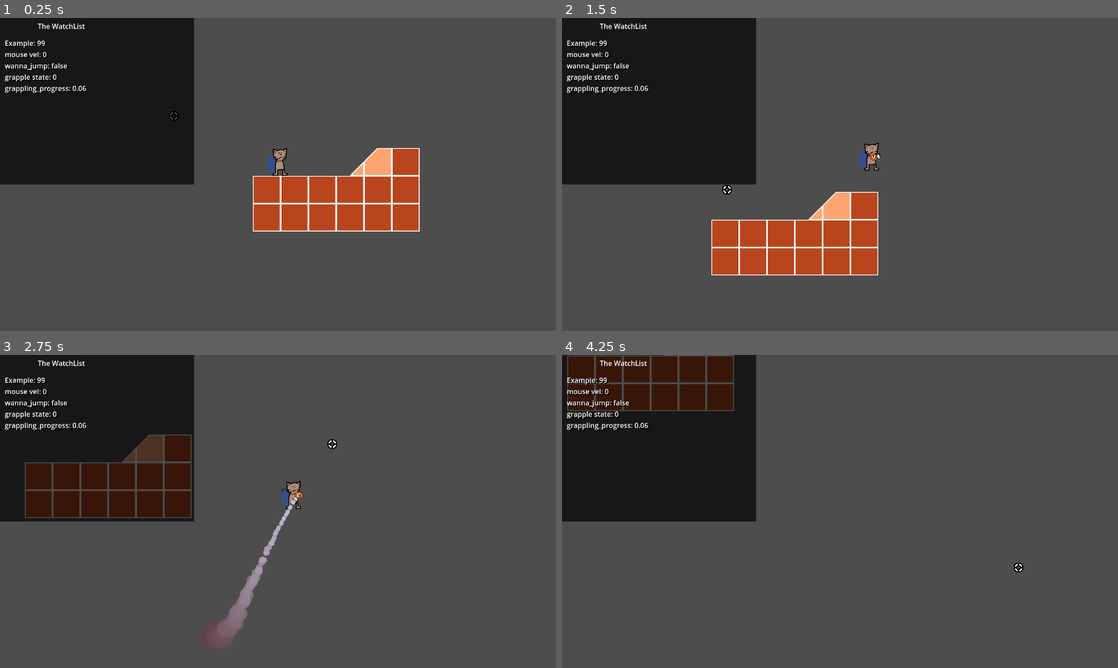
Above: before the commit, frames 1-4 (two rows, left to right).
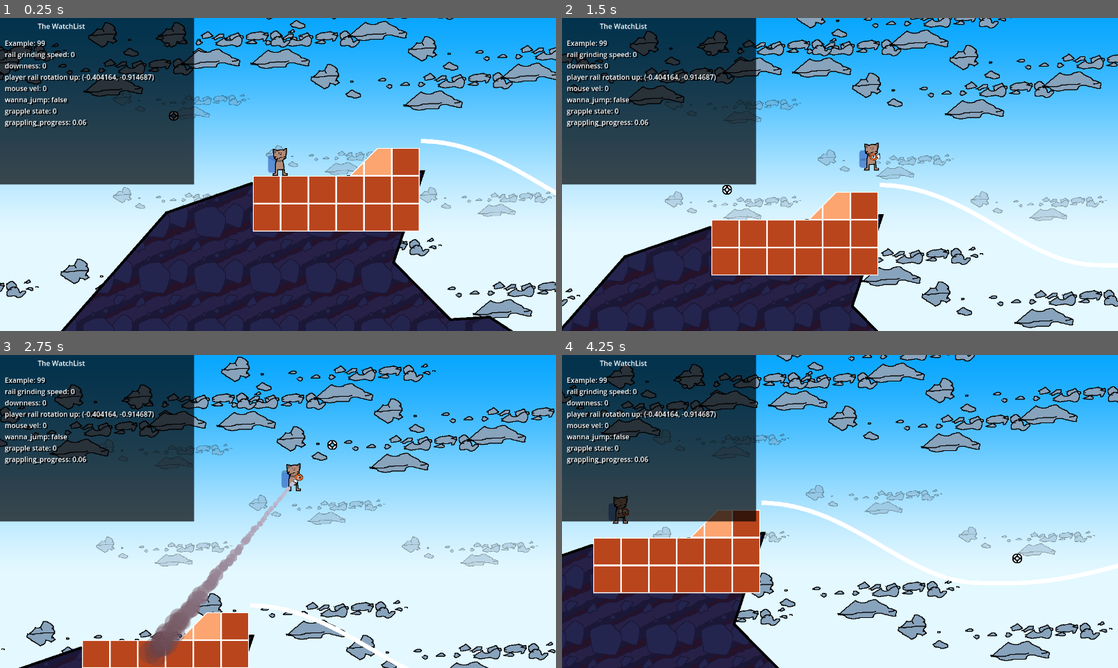
Above: after the commit, the same moments.

Repository: ToxicPoison/rocket-hand-hero
Game: Godot game, scene res://levels/void/void.tscn
Two runs of this game, one before a commit and one after it. Both use one fixed random seed, a clock stepped at 60 frames per second and the inputs below. This scene is started directly instead of the project's main scene.
Inputs (mouse positions are in pixels of both pictures, inside the frame that each line leads up to):
- Up to frame 1 (0.25 s): no input
- Up to frame 2 (1.5 s): move the mouse to (962, 158) at 0.52 s; press the mouse at (962, 158) at 0.53 s; right-click (962, 158) at 0.77 s; right-click (962, 158) at 0.8 s; right-click (962, 158) at 1.07 s; move the mouse to (728, 190) at 1.27 s; release the mouse at (728, 190) at 1.28 s; right-click (728, 190) at 1.35 s
- Up to frame 3 (2.75 s): right-click (166, 527) at 1.52 s; click (166, 527) at 1.55 s; right-click (166, 527) at 1.82 s; move the mouse to (333, 442) at 2.02 s; press the mouse at (333, 442) at 2.03 s; right-click (333, 442) at 2.3 s
- Up to frame 4 (4.25 s): move the mouse to (812, 574) at 2.77 s; release the mouse at (812, 574) at 2.78 s; click (812, 574) at 2.85 s; right-click (812, 574) at 3.02 s; right-click (812, 574) at 3.32 s; move the mouse to (1006, 558) at 3.52 s; hold Right mouse button (jump) from 3.53 s (still down); tap Middle mouse button (respawn) at 4.15 s

The runs differ from the first frame. In frame 1, 92% of the frame differs, in the area x 0-100%, y 0-100%; in frame 2, 92%; in frame 3, 98%; in frame 4, 99%.

Commit message:
Added rails and railgrinding
This will greatly increase the game. (NOTE: the player's cursor does not work correctly when on a rail)

Diff:
--- /dev/null
+++ b/features/rail/rail.gd
@@ -0,0 +1,80 @@
+extends Path2D
+
+@export_node_path("CharacterBody2D") var player_path
+@onready var player : Player = null
+
+var mountable := true
+var true_velocity := Vector2.ZERO # Velocity of the player going along the rail
+var grind_speed = 0.0
+var player_original_parent : Object = null
+const MOUNT_DIST := 16.0
+const GRAVITY_FACTOR := 10.0
+
+func _ready() -> void:
+	for point in curve.get_baked_points():
+		$Line2D.add_point(point)
+
+	if player_path: player = get_node(player_path)
+
+func _physics_process(delta):
+	WatchList.watch("rail grinding speed", grind_speed)
+	WatchList.watch("downness", true_velocity.normalized().dot(Vector2.DOWN))
+	WatchList.watch("player rail rotation up", -$PathFollow2D.get_global_transform().y)
+	if player:
+		var local_player_pos = player.global_position - global_position
+		var closest_point = curve.get_closest_point(local_player_pos)
+		var p_in_range : bool = closest_point.distance_to(local_player_pos) < MOUNT_DIST
+		var p_moving_down : bool = player.velocity.dot(Vector2.DOWN) > 0
+
+		if mountable and p_in_range and p_moving_down and !player.current_rail:
+			mount(closest_point)
+		if not mountable and not p_in_range:
+			reenable()
+
+	# Move player along rail
+	if player.current_rail == self:
+		if player.wanna_jump or Input.is_action_pressed("jump"):
+			dismount(true)
+
+		var next_pos : float = $PathFollow2D.progress + grind_speed * delta
+		if next_pos > curve.get_baked_length() - 2 or next_pos < 0:
+			dismount(false)
+		else:
+			true_velocity = (curve.sample_baked(next_pos) - curve.sample_baked($PathFollow2D.progress)) / delta
+			if grind_speed > 0: grind_speed += true_velocity.normalized().dot(Vector2.DOWN) * GRAVITY_FACTOR
+			else: grind_speed -= true_velocity.normalized().dot(Vector2.DOWN) * GRAVITY_FACTOR
+			$PathFollow2D.progress = next_pos
+
+func mount(point) -> void:
+	# Set player's on-rail speed to how fast the player is moving (along the rail's tangent)
+	mountable = false
+	$Line2D.modulate = Color.RED
+	var mount_offset := curve.get_closest_offset(point)
+	var tangent_dir = get_tangent(point)
+	grind_speed = player.velocity.dot(tangent_dir)
+
+	# Place player along rail
+	$PathFollow2D.progress = mount_offset
+	player_original_parent = player.get_parent()
+	player.current_rail = self
+	player.reparent($PathFollow2D)
+	player.velocity = Vector2.ZERO
+	player.position = Vector2.ZERO
+	player.rotation = 0
+
+func dismount(jump):
+	player.current_rail = null
+	player.reparent(player_original_parent)
+	player.rotation = 0
+	player.velocity = true_velocity
+	if jump:
+		player.velocity += $PathFollow2D.get_global_transform().y * -player.JUMP_VELOCITY
+
+func reenable():
+	mountable = true
+	$Line2D.modulate = Color.WHITE
+
+func get_tangent(pt) -> Vector2:
+	var mount_offset := curve.get_closest_offset(pt)
+	var pt2 := curve.sample_baked(mount_offset + 0.5, true)
+	return (pt2 - pt).normalized()
--- /dev/null
+++ b/features/rail/rail.tscn
@@ -0,0 +1,30 @@
+[gd_scene load_steps=3 format=3 uid="uid://bderu74gerv7f"]
+
+[ext_resource type="Script" path="res://features/rail/rail.gd" id="1_hvrjv"]
+
+[sub_resource type="Curve2D" id="Curve2D_k3urw"]
+bake_interval = 20.96
+_data = {
+"points": PackedVector2Array(-205.179, -2.52269, 205.179, 2.52269, 235, -154, -164.587, -6.99914, 164.587, 6.99914, 727, 30, -501.174, 221.156, 501.174, -221.156, 1545, -195)
+}
+point_count = 3
+
+[node name="Rail" type="Path2D"]
+position = Vector2(88, 74)
+curve = SubResource("Curve2D_k3urw")
+script = ExtResource("1_hvrjv")
+player_path = NodePath("../../Player")
+
+[node name="Timer" type="Timer" parent="."]
+wait_time = 0.5
+one_shot = true
+
+[node name="PathFollow2D" type="PathFollow2D" parent="."]
+position = Vector2(235, -154)
+rotation = 0.0122945
+
+[node name="_Timer_85970" type="Timer" parent="PathFollow2D"]
+wait_time = 0.2
+one_shot = true
+
+[node name="Line2D" type="Line2D" parent="."]
--- a/levels/void/void.tscn
+++ b/levels/void/void.tscn
@@ -1,14 +1,149 @@
-[gd_scene load_steps=4 format=3 uid="uid://og65y61lbtuk"]
+[gd_scene load_steps=12 format=3 uid="uid://og65y61lbtuk"]
 
 [ext_resource type="PackedScene" uid="uid://byo2jbqod50a5" path="res://levels/level_template.tscn" id="1_js4h2"]
 [ext_resource type="PackedScene" uid="uid://dbs4185ihbvwl" path="res://player/player.tscn" id="2_txh3g"]
+[ext_resource type="PackedScene" uid="uid://b6xr5gvepn1lt" path="res://global/poly-terrain/polyterrains.tscn" id="3_0ppfg"]
 [ext_resource type="TileSet" uid="uid://he51cno5ayyv" path="res://global/collision_tileset.tres" id="3_l2v67"]
+[ext_resource type="PackedScene" uid="uid://bderu74gerv7f" path="res://features/rail/rail.tscn" id="4_3sjqm"]
+[ext_resource type="Texture2D" uid="uid://daaikmoa74ry3" path="res://levels/desert/desert_rock.png" id="4_j2qfi"]
+[ext_resource type="Texture2D" uid="uid://57tdcboxgmui" path="res://levels/test/test-background.png" id="7_geq4a"]
+
+[sub_resource type="Curve2D" id="Curve2D_3gig5"]
+bake_interval = 20.96
+_data = {
+"points": PackedVector2Array(-513.324, -754.103, 513.324, 754.103, -538, -651, -447.749, -12.6624, 447.749, 12.6624, 679, 212, 25.1244, 1519.22, -25.1244, -1519.22, 1605, -1170)
+}
+point_count = 3
+
+[sub_resource type="Curve2D" id="Curve2D_4jicf"]
+_data = {
+"points": PackedVector2Array(0, 0, 0, 0, 1751, -170, -285.088, 60.5811, 285.088, -60.5811, 2138, -341, -195.998, -53.4539, 195.998, 53.4539, 2778, -337, -160.362, -493.558, 160.362, 493.558, 3614, 423, 180.109, -254.271, -180.109, 254.271, 3510, 1423, 110.184, -362.336, -110.184, 362.336, 2998, 1975, -245.407, -83.0609, 245.407, 83.0609, 3334, 2591, -711.681, -22.653, 711.681, 22.653, 4466, 2747, 344.885, 7.18782, -344.885, -7.18782, 4676, 2107, -25.362, -156.176, 25.362, 156.176, 4366, 2570, -694.692, 203.877, 694.692, -203.877, 5371, 2916, -87.432, -85.4297, 87.432, 85.4297, 6305, 2856, 230.927, 8.67646, -230.927, -8.67646, 6410, 2587, -181.538, -68.0768, 181.538, 68.0768, 6488, 2854, -229.306, 231.196, 229.306, -231.196, 7153, 2653)
+}
+point_count = 15
+
+[sub_resource type="Gradient" id="Gradient_s6i5k"]
+interpolation_mode = 2
+offsets = PackedFloat32Array(0.312201, 1)
+colors = PackedColorArray(0.892538, 0.972997, 1, 1, 0.0349339, 0.654865, 1, 1)
+
+[sub_resource type="GradientTexture2D" id="GradientTexture2D_h5nca"]
+gradient = SubResource("Gradient_s6i5k")
+width = 1280
+height = 720
+fill_from = Vector2(1, 1)
 
 [node name="Void" instance=ExtResource("1_js4h2")]
 
 [node name="Player" parent="." index="0" instance=ExtResource("2_txh3g")]
 
-[node name="TileMap" type="TileMap" parent="Tiles" index="0"]
+[node name="Polyterrains2" parent="Tiles" index="0" instance=ExtResource("3_0ppfg")]
+z_index = -2
+draw_inner_shade = false
+make_collisions = false
+
+[node name="Polygon2D8" type="Polygon2D" parent="Tiles/Polyterrains2" index="0"]
+position = Vector2(3776, -81)
+color = Color(0.384314, 0.329412, 0.552941, 1)
+texture = ExtResource("4_j2qfi")
+polygon = PackedVector2Array(-3004, 400, -3004, 971, -2776, 978, -3271, 3602, 6555, 3867, 5754, 2354, 4974, 3053, 3413, 2596, 4624, 2031, 3218, 1647, 2351, 652, 3030, 2717, 1678, 2112, 1577, 1042, 245, 1775, 420, 591, -818, 2098, -1057, 884, -1112, 681, 105, 233, -153, 117, -438, 347, -1194, 67, -1241, 32, -1211, -157, -1198, -220, -1383, -169, -1350, -124, -1314, 31, -1347, 73, -1374, 61, -1417, 108, -1333, 665, -1357, 858, -1634, 927, -2004, 869, -2070, 715, -2025, 412, -2189, 448, -2207, 894, -2436, 713, -2679, 887, -2830, 874, -2847, 561)
+
+[node name="Polygon2D9" type="Polygon2D" parent="Tiles/Polyterrains2" index="1"]
+position = Vector2(3776, -81)
+color = Color(0.384314, 0.329412, 0.552941, 1)
+texture = ExtResource("4_j2qfi")
+polygon = PackedVector2Array(-3516, 280, -3447, 71, -3844, 99, -4039, 166, -4441, 623, -3771, 1026, -3041, 911, -3076, 699, -3244, 439, -3295, 406, -3385, 412)
+
+[node name="TileMap" type="TileMap" parent="Tiles" index="1"]
 tile_set = ExtResource("3_l2v67")
 format = 2
 layer_0/tile_data = PackedInt32Array(65535, 0, 0, 0, 0, 0, 1, 0, 0, 65537, 0, 0, 65536, 0, 0, 131071, 0, 0, -65534, 131072, 0, -65533, 0, 3, 2, 0, 0, -65532, 0, 0, 4, 0, 0, 65540, 0, 0, 65539, 0, 0, 3, 0, 0, 65538, 0, 0)
+
+[node name="Rail" parent="Interactable" index="0" instance=ExtResource("4_3sjqm")]
+
+[node name="Rail2" parent="Interactable" index="1" instance=ExtResource("4_3sjqm")]
+position = Vector2(2133, 683)
+curve = SubResource("Curve2D_3gig5")
+
+[node name="Rail3" parent="Interactable" index="2" instance=ExtResource("4_3sjqm")]
+position = Vector2(2133, 683)
+curve = SubResource("Curve2D_4jicf")
+
+[node name="ParallaxBackground" type="ParallaxBackground" parent="." index="3"]
+
+[node name="ParallaxLayer" type="ParallaxLayer" parent="ParallaxBackground" index="0"]
+texture_filter = 1
+motion_scale = Vector2(0, 0)
+
+[node name="Sprite2D" type="Sprite2D" parent="ParallaxBackground/ParallaxLayer" index="0"]
+position = Vector2(640, 360)
+texture = SubResource("GradientTexture2D_h5nca")
+
+[node name="ParallaxLayer3" type="ParallaxLayer" parent="ParallaxBackground" index="1"]
+texture_filter = 1
+motion_scale = Vector2(0.1, 0.1)
+motion_mirroring = Vector2(1280, 720)
+
+[node name="Test-background" type="Sprite2D" parent="ParallaxBackground/ParallaxLayer3" index="0"]
+modulate = Color(1, 1, 1, 0.380392)
+position = Vector2(352, 352)
+scale = Vector2(0.635, 0.635)
+texture = ExtResource("7_geq4a")
+
+[node name="Test-background2" type="Sprite2D" parent="ParallaxBackground/ParallaxLayer3" index="1"]
+modulate = Color(1, 1, 1, 0.380392)
+position = Vector2(704, 256)
+scale = Vector2(0.635, 0.635)
+texture = ExtResource("7_geq4a")
+
+[node name="Test-background3" type="Sprite2D" parent="ParallaxBackground/ParallaxLayer3" index="2"]
+modulate = Color(1, 1, 1, 0.380392)
+position = Vector2(352, 128)
+scale = Vector2(0.635, 0.635)
+texture = ExtResource("7_geq4a")
+
+[node name="Test-background4" type="Sprite2D" parent="ParallaxBackground/ParallaxLayer3" index="3"]
+modulate = Color(1, 1, 1, 0.380392)
+position = Vector2(1056, 352)
+scale = Vector2(0.635, 0.635)
+texture = ExtResource("7_geq4a")
+
+[node name="ParallaxLayer2" type="ParallaxLayer" parent="ParallaxBackground" index="2"]
+texture_filter = 1
+motion_scale = Vector2(0.2, 0.2)
+motion_mirroring = Vector2(1280, 0)
+
+[node name="Test-background" type="Sprite2D" parent="ParallaxBackground/ParallaxLayer2" index="0"]
+position = Vector2(256, 480)
+texture = ExtResource("7_geq4a")
+
+[node name="Test-background2" type="Sprite2D" parent="ParallaxBackground/ParallaxLayer2" index="1"]
+position = Vector2(640, 416)
+texture = ExtResource("7_geq4a")
+
+[node name="Test-background3" type="Sprite2D" parent="ParallaxBackground/ParallaxLayer2" index="2"]
+position = Vector2(992, 512)
+texture = ExtResource("7_geq4a")
+
+[node name="Test-background4" type="Sprite2D" parent="ParallaxBackground/ParallaxLayer2" index="3"]
+position = Vector2(96, 0)
+texture = ExtResource("7_geq4a")
+
+[node name="Test-background5" type="Sprite2D" parent="ParallaxBackground/ParallaxLayer2" index="4"]
+position = Vector2(480, -64)
+texture = ExtResource("7_geq4a")
+
+[node name="Test-background6" type="Sprite2D" parent="ParallaxBackground/ParallaxLayer2" index="5"]
+position = Vector2(832, 32)
+texture = ExtResource("7_geq4a")
+
+[node name="Test-background7" type="Sprite2D" parent="ParallaxBackground/ParallaxLayer2" index="6"]
+position = Vector2(320, -64)
+texture = ExtResource("7_geq4a")
+
+[node name="Test-background8" type="Sprite2D" parent="ParallaxBackground/ParallaxLayer2" index="7"]
+position = Vector2(704, -128)
+texture = ExtResource("7_geq4a")
+
+[node name="Test-background9" type="Sprite2D" parent="ParallaxBackground/ParallaxLayer2" index="8"]
+position = Vector2(1056, -32)
+texture = ExtResource("7_geq4a")
--- a/player/player.gd
+++ b/player/player.gd
@@ -8,6 +8,8 @@
 var flying := false
 var grappling := false
 var jumped := false
+var current_rail : Object = null
+
 
 var wanna_jump := false
 
@@ -37,7 +39,7 @@
 
 func _physics_process(delta):
 	# Add the gravity.
-	if not is_on_floor() and !flying:
+	if not is_on_floor() and !flying and !current_rail:
 		velocity.y += gravity * delta
 
 	if (wanna_jump or Input.is_action_pressed("jump")) and is_on_floor() and !grappling:
@@ -50,11 +52,11 @@
 
 	target_speed = 0.0
 
-	if is_on_floor() and Input.is_action_pressed("walk") and !flying and !grappling:
+	if is_on_floor() and Input.is_action_pressed("walk") and !flying and !grappling and !current_rail:
 		target_speed = mpos.normalized().x * SPEED
 		if !$StepSound.playing:
 			$StepSound.play()
-	elif Input.is_action_pressed("walk") and !flying:
+	elif Input.is_action_pressed("walk") and !flying and !current_rail:
 		velocity.x += mpos.normalized().x * SPEED * delta * 0.1
 
 	if is_on_floor():
@@ -72,6 +74,10 @@
 
 func respawn():
 	$DeathSound.play()
+
+	if current_rail:
+		current_rail.dismount(false)
+
 	velocity = Vector2.ZERO
 	if last_checkpoint:
 		position = last_checkpoint.position
--- a/player/player.tscn
+++ b/player/player.tscn
@@ -89,6 +89,7 @@
 
 [node name="Camera2D" type="Camera2D" parent="."]
 top_level = true
+ignore_rotation = false
 position_smoothing_speed = 2.0
 script = ExtResource("4_o4o6o")
 
--- a/player/rocket.gd
+++ b/player/rocket.gd
@@ -36,7 +36,10 @@
 			force += delta * acceleration
 			if force > MAX_FORCE: force = MAX_FORCE
 		player.flying = true
-		player.velocity = player.velocity.lerp(player.mpos.normalized() * force, smoothing)
+		if !player.current_rail:
+			player.velocity = player.velocity.lerp(player.mpos.normalized() * force, smoothing)
+		else:
+			player.current_rail.grind_speed -= (player.mpos.normalized() * force).dot(player.current_rail.get_tangent(player.global_position)) * delta
 		fuel -= delta
 		exhaust.emitting = true
 		if !$RocketSound.playing:
Not shown: 1 places in levels/desert/desert.tscn that only renumber resources
